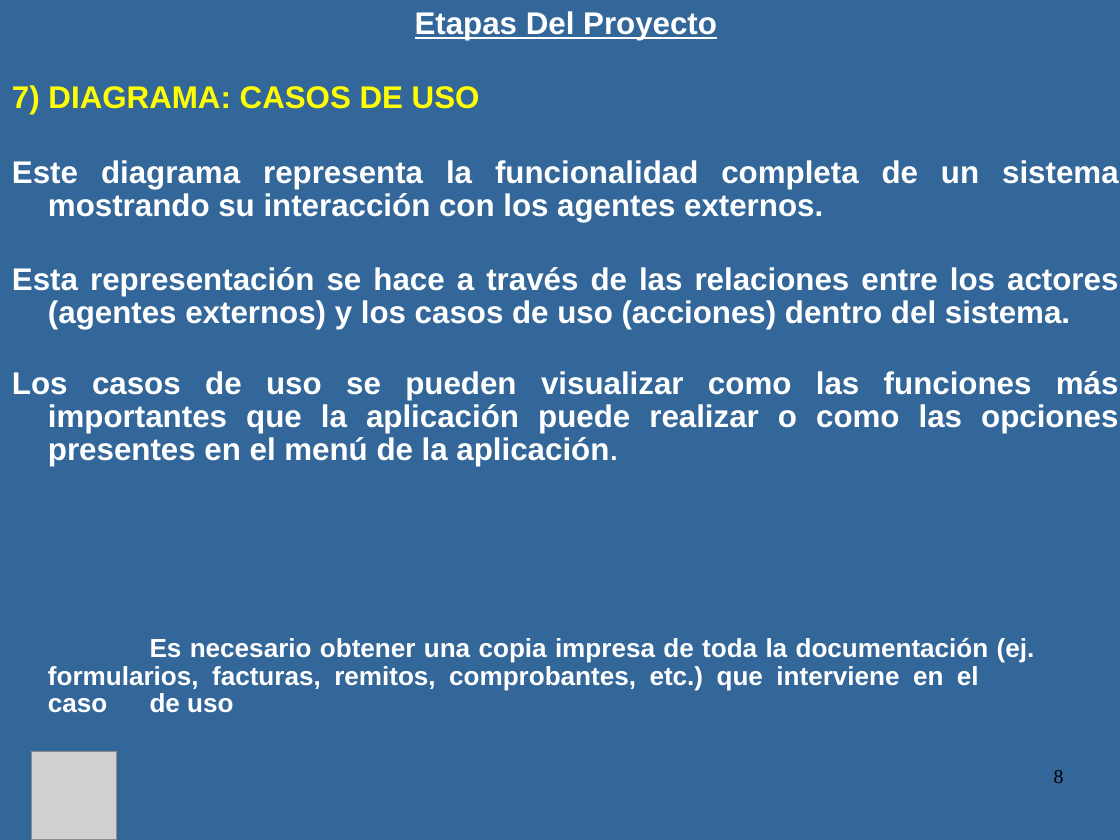
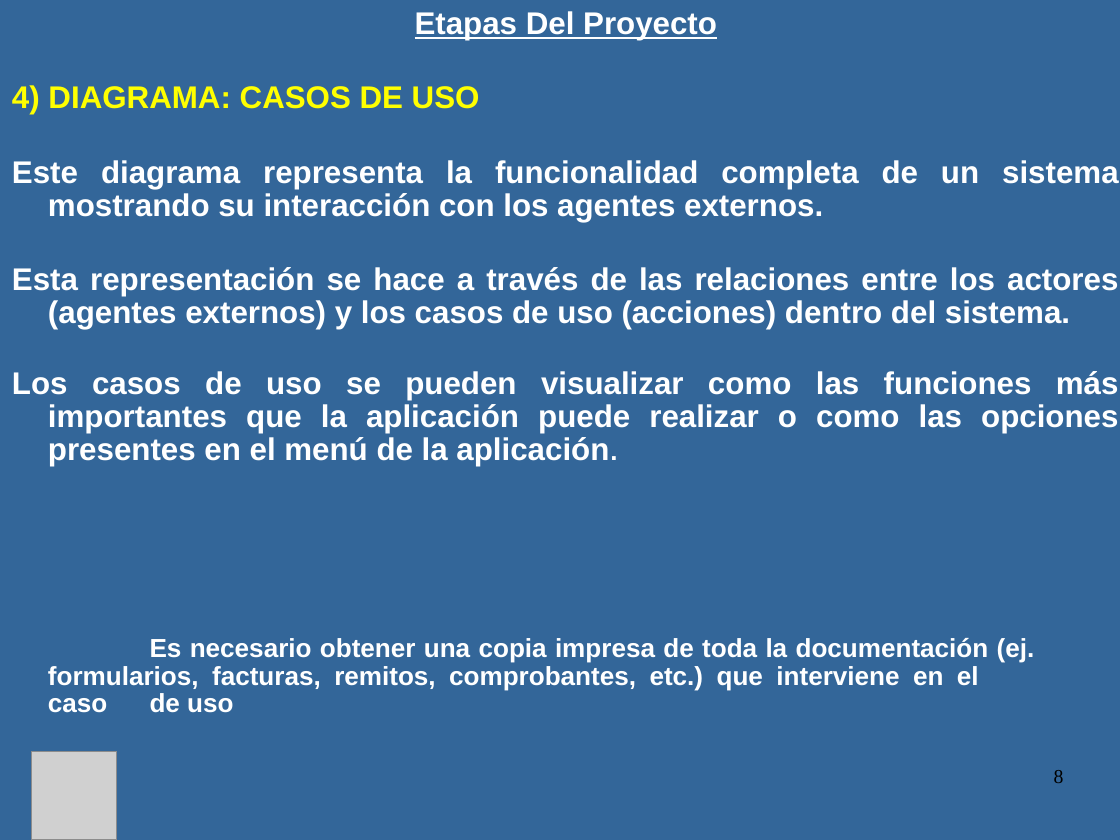
Before and after one commit to luismagarinos/Material-de-estudio-2023---MOO, a slide deck: slide 8 of Proyecto de Sistema 2023.ppt. Drawn at 1120x840 pixels with LibreOffice and Linux fonts; fonts in the diff are those of the drawing; grey boxes stand for pictures. Boxes give left, top, right and bottom in pixels: in the first picture for what was removed or moved away, otherwise in the second. Text is boxed around its words. In the diff, an @@ line names an element or a change of style, - is before the commit and + after.

```diff
--- a/Proyecto de Sistema 2023.ppt
+++ b/Proyecto de Sistema 2023.ppt
@@ text at box(12, 85, 480, 114): text changed @@
-      7) DIAGRAMA: CASOS DE USO
+      4) DIAGRAMA: CASOS DE USO
```
Also in this commit, not shown: 9 other slides changed, 2 other files.
